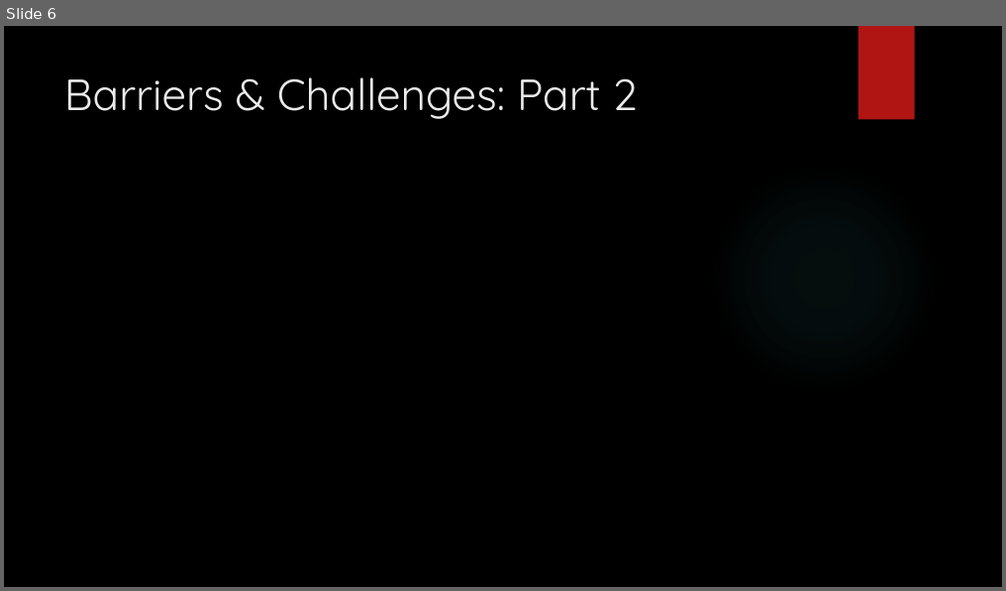
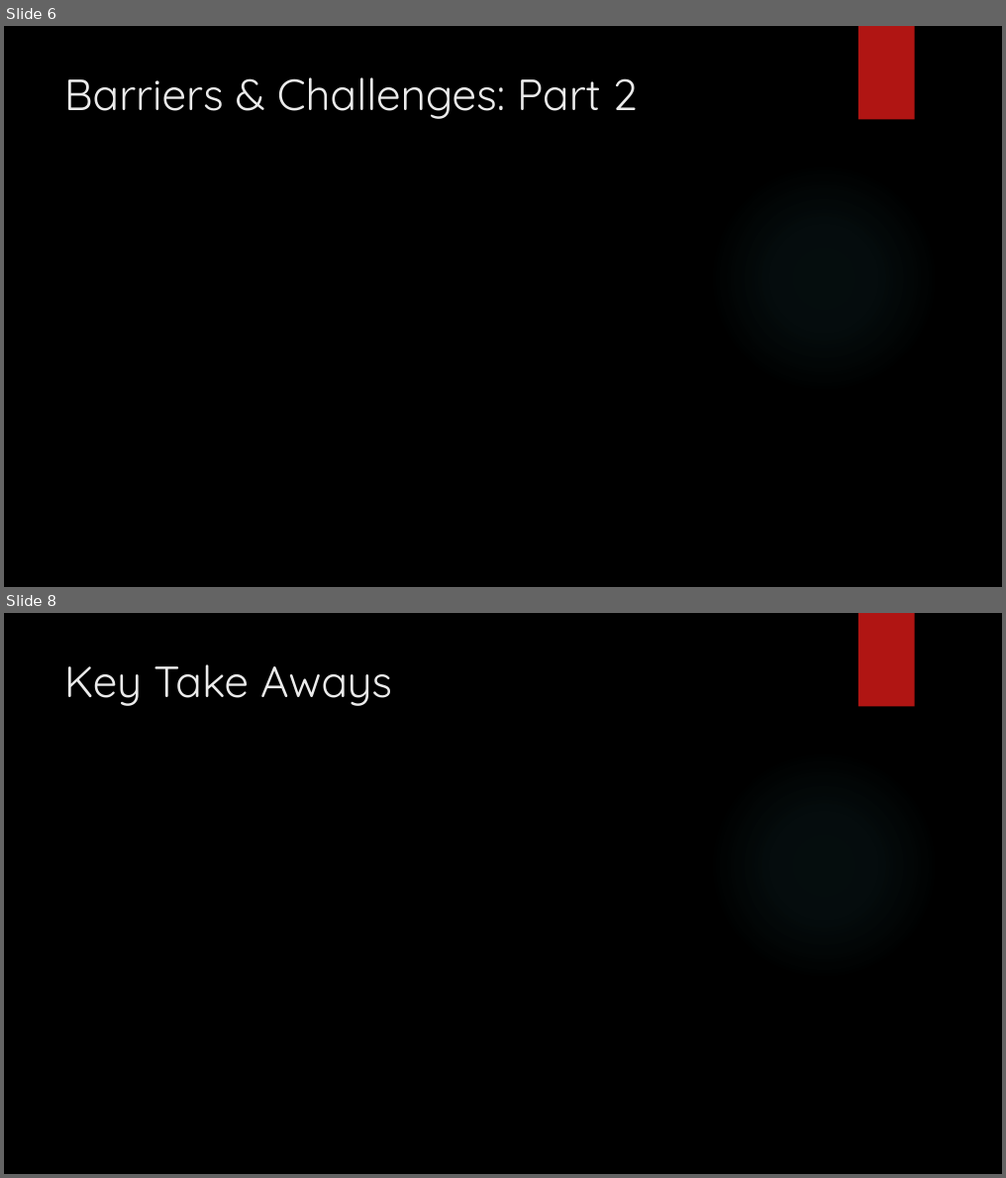
Before and after one commit to D-Faison/csd-380, a slide deck: module-9/Faison_M9_EstablishLearningCulture.pptx. Shown one above the other, each under a label of ours: slide 6 before the commit, slides 6 and 8 after it; the slides between them are not shown. The pictures are 1006x591 and 1006x1178 pixels, drawn with LibreOffice and Linux fonts; fonts in the diff are those of the drawing; background and template pictures are left out. Boxes give left, top, right and bottom in pixels: in the first picture for what was removed or moved away, otherwise in the second. Text is boxed around its words. In the diff, an @@ line names an element or a change of style, - is before the commit and + after.

```diff
--- a/module-9/Faison_M9_EstablishLearningCulture.pptx
+++ b/module-9/Faison_M9_EstablishLearningCulture.pptx
@@ slide 8 added at bbox=[4, 613, 1002, 1174], background picture (left out); not listed: 2 template elements that a slide beside it also shows @@
@@ title added at bbox=[64, 664, 392, 706], 42 pt, text #EBEBEB @@
+Key Take Aways
```
Also in this commit, not shown: 3 slides changed, 2 other slides added, 1 slide removed.
